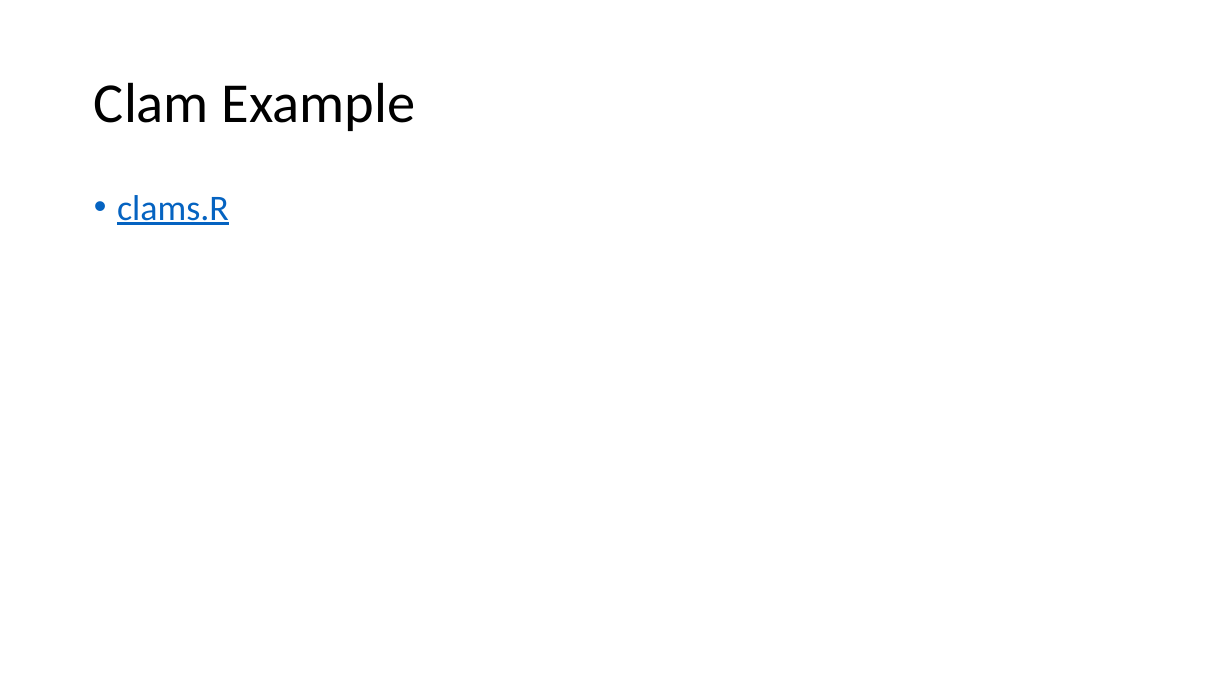
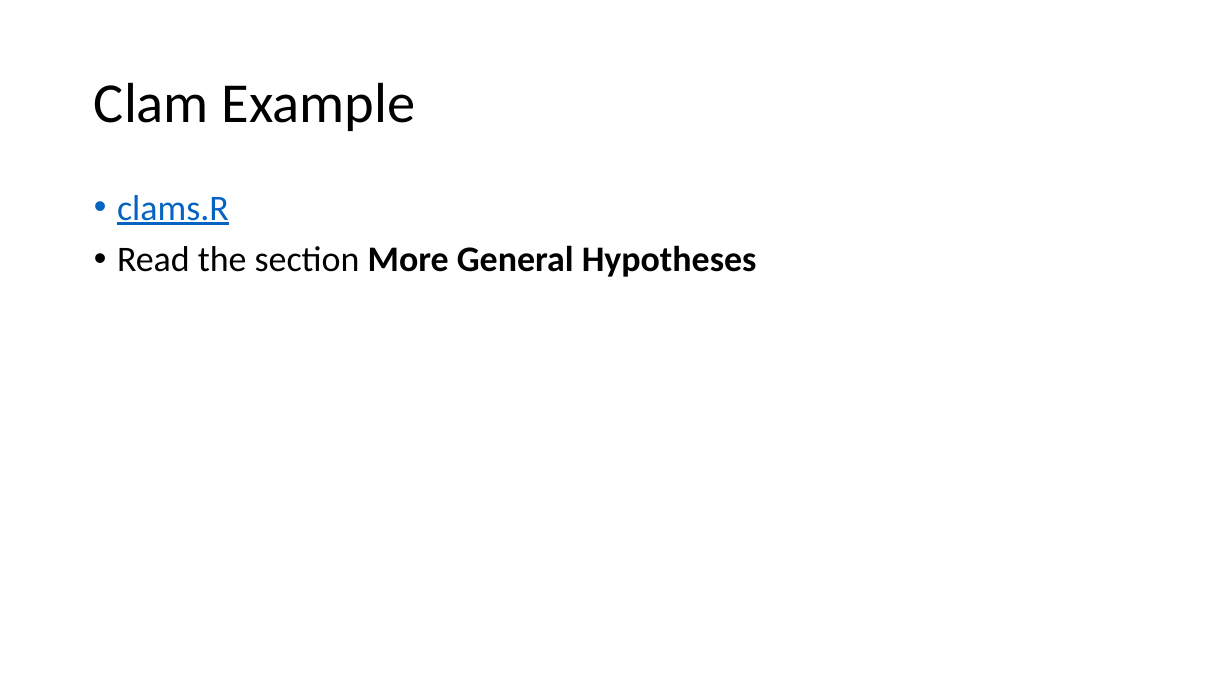
Before and after one commit to bgreenwell/STT6300, a slide deck: slide 17 of Slides/STT 6300 - Chapter 7.pptx. Drawn at 1232x693 pixels with LibreOffice and Linux fonts; fonts in the diff are those of the drawing. Boxes give left, top, right and bottom in pixels: in the first picture for what was removed or moved away, otherwise in the second. Text is boxed around its words. In the diff, an @@ line names an element or a change of style, - is before the commit and + after.

```diff
--- a/Slides/STT 6300 - Chapter 7.pptx
+++ b/Slides/STT 6300 - Chapter 7.pptx
@@ text at box(117, 245, 757, 277): paragraph added @@
+• Read the section More General Hypotheses
```
Also in this commit, not shown: 1 other slide changed, 10 slides added, 1 other file.
